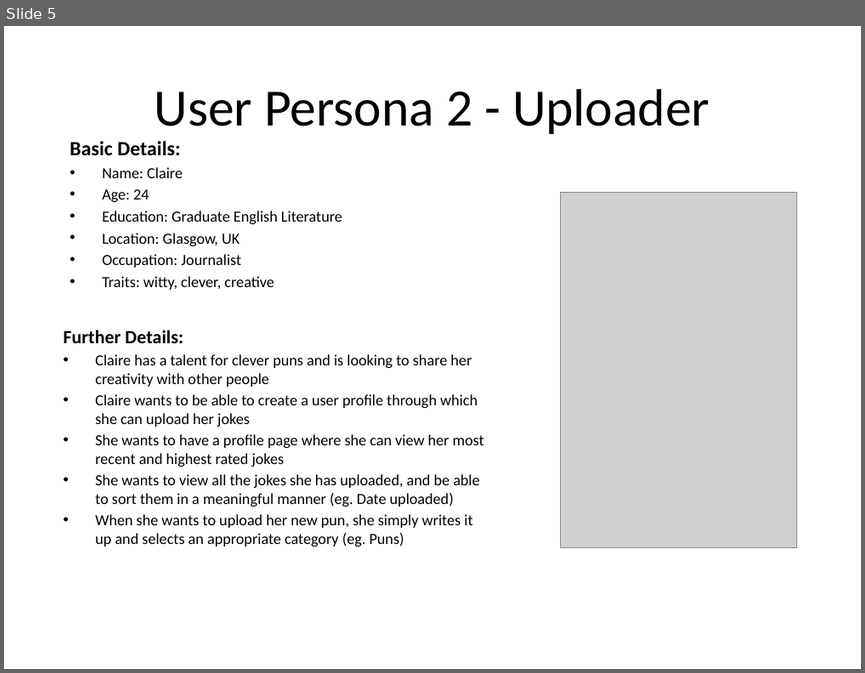
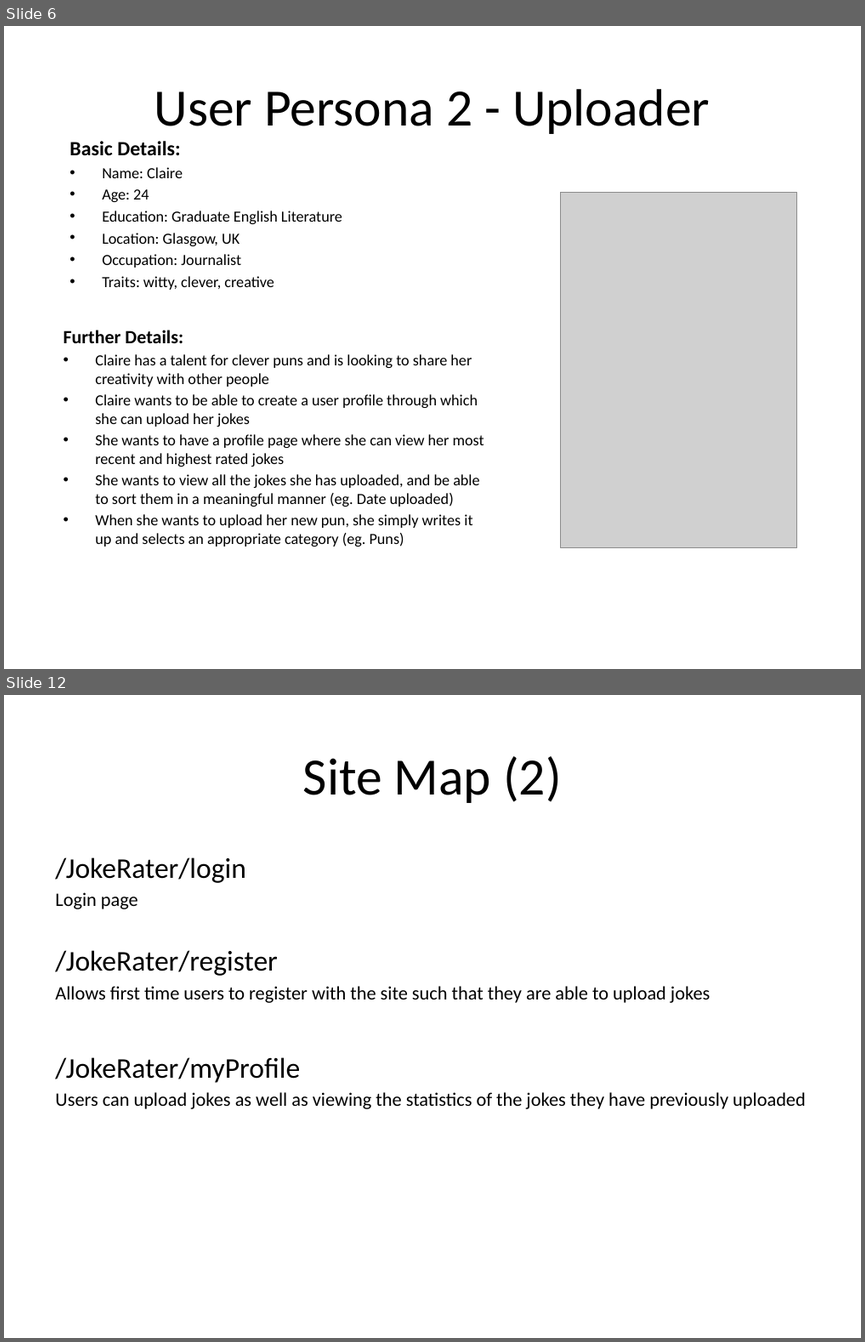
Before and after one commit to JokeRater/JokeRaterRepo, a slide deck: JokeRater.pptx. Shown one above the other, each under a label of ours: slide 5 before the commit, slides 6 and 12 after it; the slides between them are not shown. The pictures are 865x673 and 865x1342 pixels, drawn with LibreOffice and Linux fonts; fonts in the diff are those of the drawing; grey boxes stand for pictures; background and template pictures are left out. Boxes give left, top, right and bottom in pixels: in the first picture for what was removed or moved away, otherwise in the second. Text is boxed around its words. In the diff, an @@ line names an element or a change of style, - is before the commit and + after.

Commit message:
Completed site map and updated powerpoint

```diff
--- a/JokeRater.pptx
+++ b/JokeRater.pptx
@@ slide 12 added at bbox=[4, 695, 861, 1338], background picture (left out) @@
@@ title added at bbox=[303, 756, 561, 803], 44 pt, text #000000 @@
+Site Map (2)
@@ text added at bbox=[55, 857, 806, 1109], 16 pt, text #000000 @@
+/JokeRater/login
+Login page
+/JokeRater/register
+Allows first time users to register with the site such that they are able to upload jokes
+/JokeRater/myProfile
+Users can upload jokes as well as viewing the statistics of the jokes they have previously uploaded
@@ what was slide 5 is now slide 6 @@
```
Also in this commit, not shown: 7 other slides added, 1 slide removed.
